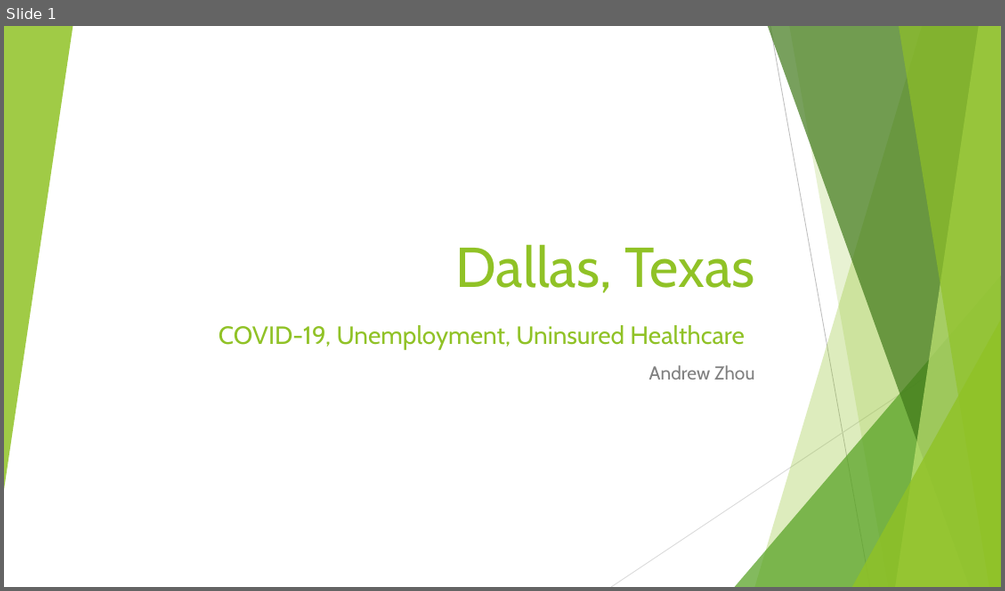
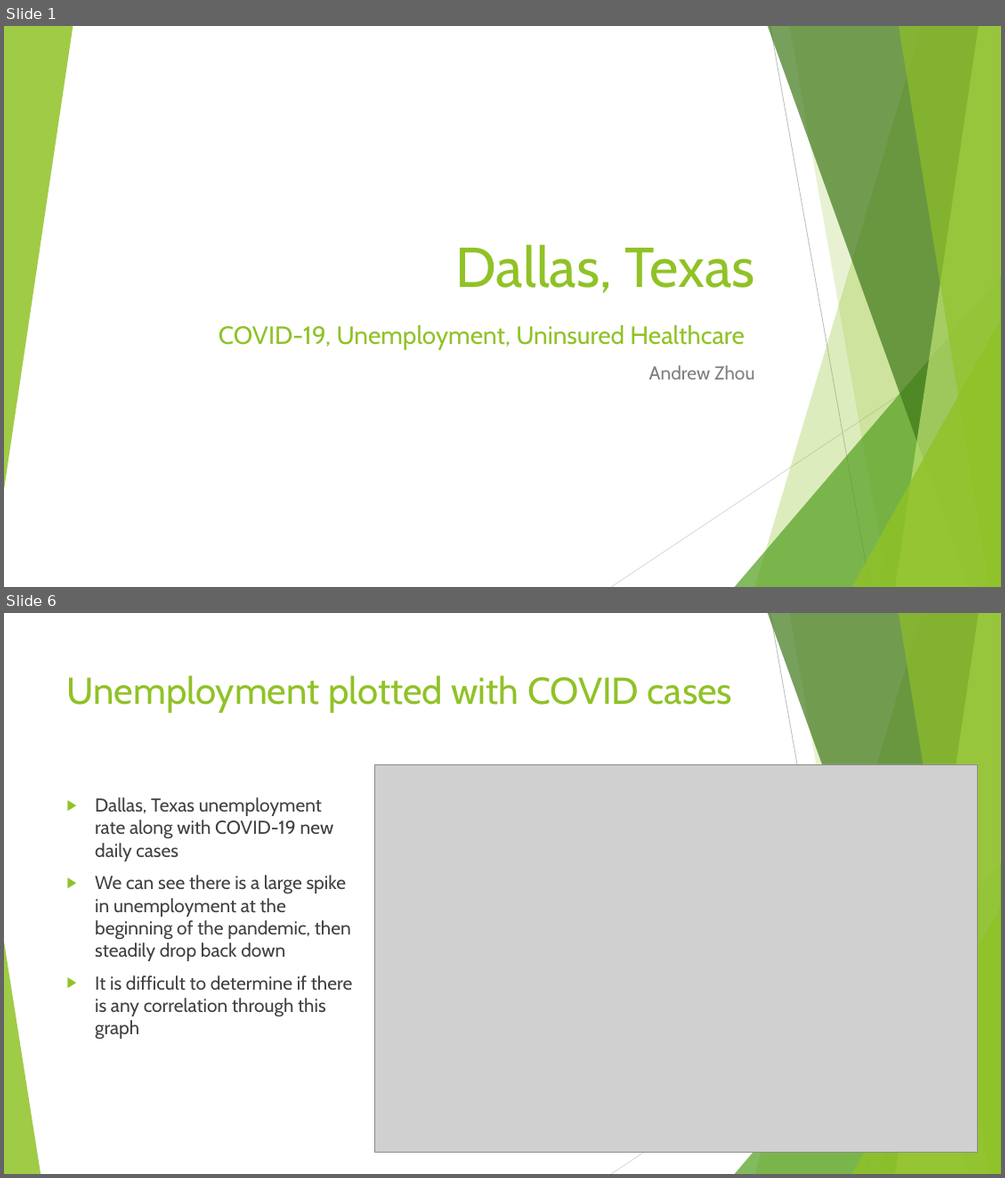
Before and after one commit to azhou5211/hcde_project, a slide deck: A6/Presentation.pptx. Shown one above the other, each under a label of ours: slide 1 before the commit, slides 1 and 6 after it; the slides between them are not shown. The pictures are 1005x591 and 1005x1178 pixels, drawn with LibreOffice and Linux fonts; fonts in the diff are those of the drawing; grey boxes stand for pictures. Boxes give left, top, right and bottom in pixels: in the first picture for what was removed or moved away, otherwise in the second. Text is boxed around its words. In the diff, an @@ line names an element or a change of style, - is before the commit and + after.

```diff
--- a/A6/Presentation.pptx
+++ b/A6/Presentation.pptx
@@ slide 6 added at [4, 613, 1001, 1174], background #FFFFFF; not listed: 9 template elements that a slide beside it also shows @@
@@ title added at [67, 675, 732, 713], 36 pt, text #90C226 @@
+Unemployment plotted with COVID cases
@@ picture added at [375, 764, 977, 1151] @@
@@ text added at [95, 797, 352, 1039], 18 pt, text #404040 @@
+▶ Dallas, Texas unemployment rate along with COVID-19 new daily cases
+▶ We can see there is a large spike in unemployment at the beginning of the pandemic, then steadily drop back down
+▶ It is difficult to determine if there is any correlation through this graph
@@ triangle added at [4, 941, 40, 1174], fill #90C226 at 85% opacity @@
```
Also in this commit, not shown: 2 slides changed, 8 other slides added, 9 slides removed, 3 other files.
